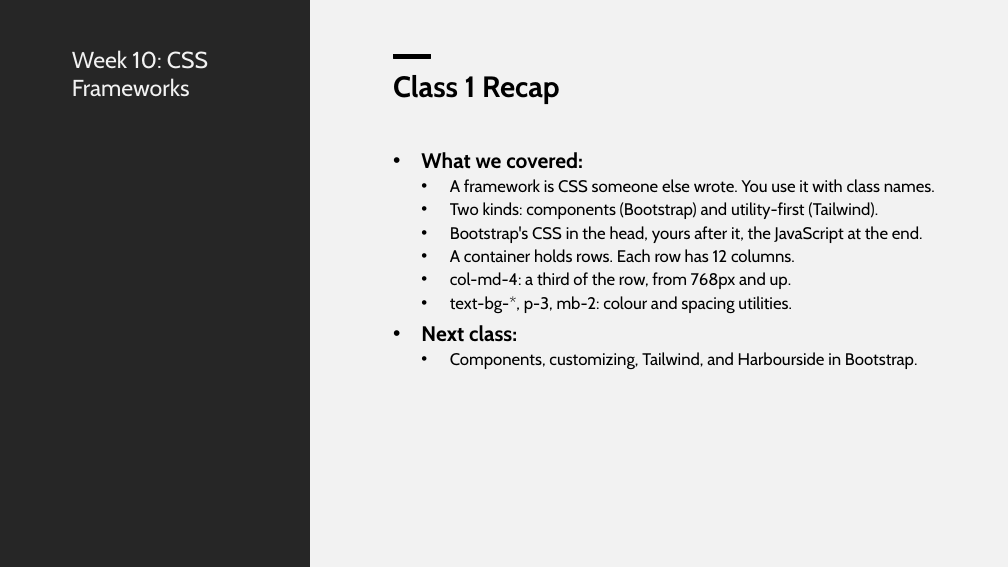
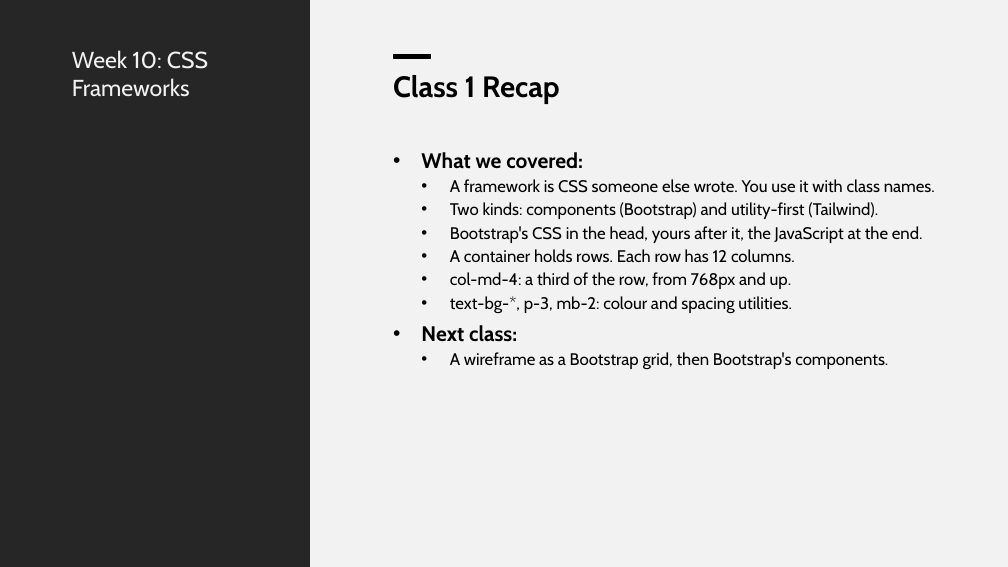
Before and after one commit to x97gfq/WEBD1000_Fall2026, a slide deck: slide 36 of 10_CSS_Frameworks/CSS_Frameworks_Bootstrap.pptx. Drawn at 1008x567 pixels with LibreOffice and Linux fonts; fonts in the diff are those of the drawing. Boxes give left, top, right and bottom in pixels: in the first picture for what was removed or moved away, otherwise in the second. Text is boxed around its words. In the diff, an @@ line names an element or a change of style, - is before the commit and + after.

```diff
--- a/10_CSS_Frameworks/CSS_Frameworks_Bootstrap.pptx
+++ b/10_CSS_Frameworks/CSS_Frameworks_Bootstrap.pptx
@@ text at (450, 352, 888, 369): text changed @@
-  • Components, customizing, Tailwind, and Harbourside in Bootstrap.
+  • A wireframe as a Bootstrap grid, then Bootstrap's components.
```
Also in this commit, not shown: 7 other slides changed, 8 slides added, 19 slides removed, 30 other files.
